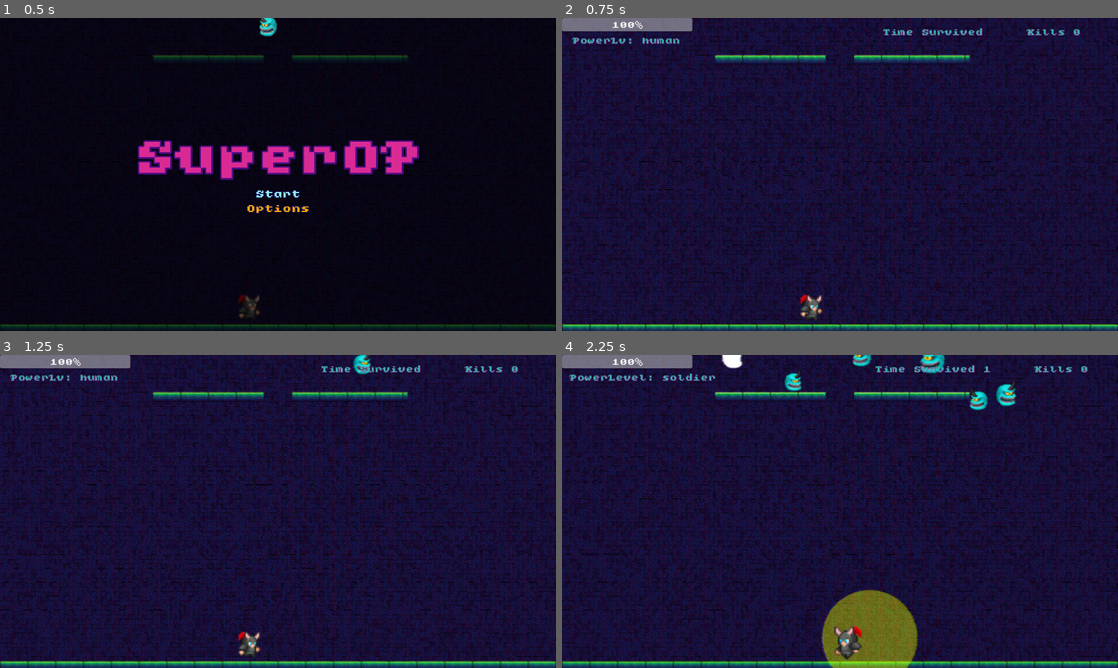
Above: before the commit, frames 1-4 (two rows, left to right).
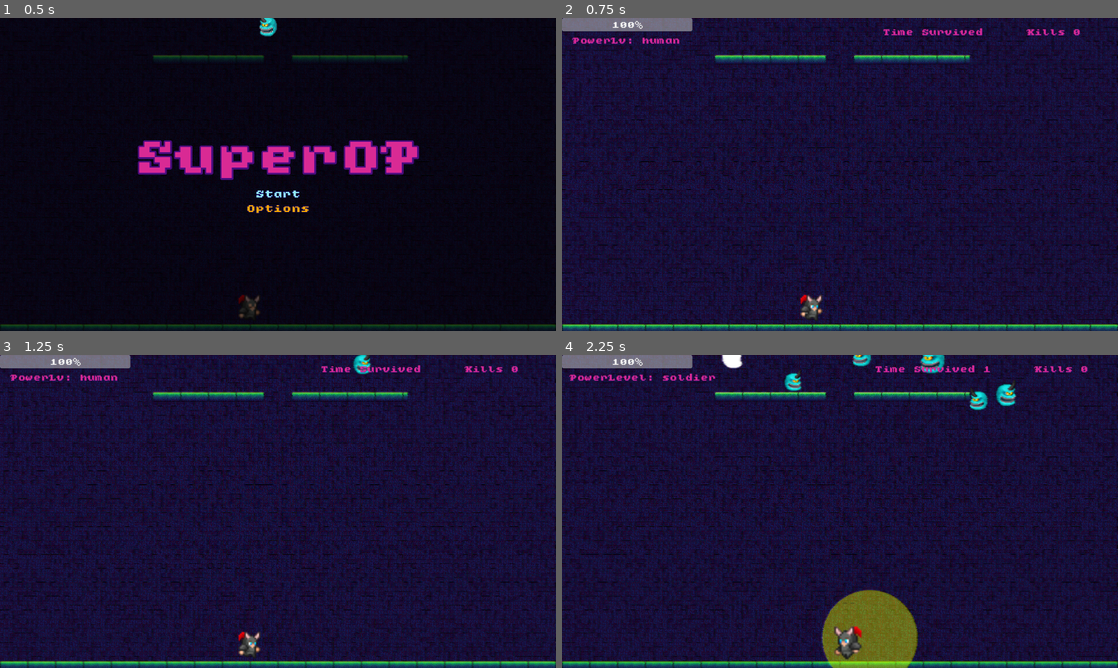
Above: after the commit, the same moments.

Repository: lethalgem/mini-jam-202
Game: Godot game, scene res://scenes/game_manager.tscn
Two runs of this game, one before a commit and one after it. Both use one fixed random seed, a clock stepped at 60 frames per second and the inputs below.
Inputs:
- Up to frame 1 (0.5 s): no input
- Up to frame 2 (0.75 s): click "Start" at 0.5 s
- Up to frame 3 (1.25 s): no input
- Up to frame 4 (2.25 s): tap Enter at 1.25 s; hold Right (ui_right) 1.28-2.03 s; tap Space (attack) at 1.35 s; hold Left (ui_left) from 2.03 s (still down); tap S (radial_blast) at 2.1 s

Frame 1 is identical in both runs. In frame 2, 0.5% of the frame differs, in the area x 1-94%, y 3-9%; in frame 3, 0.5%; in frame 4, 0.6%, in the area x 1-95%, y 3-9%.

Commit message:
tweaked color (#40)
* MB Pulling Ian's changes

* MB Started enemy

* MB Enemy and enemy spawn working

* MB Added initial tile mapping

* MB Small change made to tile map

* MB Player can move and attack

* MB Added power up blast, player getting bigger, and layer 3 collision for enemies and non player bottom tile spaces

* MB About to pull and merge

* MB Made enemies go behind hero, not stalled by damage, power up 1 second cool down

* MB Fixed platform location and enemy sizing max

* MB Small tweaks and fixed platform with hole

* MB Added power levels in hero class

* MB Improved

* MB Most changes in

* MB Fixed labels in menu

* MB Committing

* tweaked color

---------

Co-authored-by: Michael Bass <littlebass09@tamu.edu>

Diff:
--- a/scenes/game_manager.tscn
+++ b/scenes/game_manager.tscn
@@ -15,11 +15,11 @@
 [ext_resource type="PackedScene" uid="uid://bg6ftfytfavnj" path="res://scenes/background_music.tscn" id="12_aonbx"]
 [ext_resource type="Material" uid="uid://c78wj7kh17mip" path="res://themes/vhs.tres" id="14_30v7y"]
 
-[sub_resource type="LabelSettings" id="LabelSettings_lcbjr"]
+[sub_resource type="LabelSettings" id="LabelSettings_30v7y"]
 font = ExtResource("3_30v7y")
 font_size = 30
-font_color = Color(0.2410019, 0.6808812, 0.67262995, 1)
-shadow_color = Color(0.8352941, 0, 0.6862745, 0.7294118)
+font_color = Color(0.90588236, 0.1764706, 0.5882353, 0.9137255)
+shadow_color = Color(0.38431373, 0.0627451, 0.64705884, 0.7254902)
 
 [sub_resource type="TileSetAtlasSource" id="TileSetAtlasSource_lcbjr"]
 texture = ExtResource("9_k4jhu")
@@ -566,7 +566,7 @@
 offset_right = 419.0
 offset_bottom = 91.0
 text = "PowerLv: human"
-label_settings = SubResource("LabelSettings_lcbjr")
+label_settings = SubResource("LabelSettings_30v7y")
 horizontal_alignment = 1
 
 [node name="CanvasLayer2" type="CanvasLayer" parent="."]
--- a/themes/counters_ui.tres
+++ b/themes/counters_ui.tres
@@ -5,5 +5,5 @@
 [resource]
 font = ExtResource("1_3fx3h")
 font_size = 30
-font_color = Color(0.2410019, 0.6808812, 0.67262995, 1)
-shadow_color = Color(0.8352941, 0, 0.6862745, 0.7294118)
+font_color = Color(0.90588236, 0.1764706, 0.5882353, 0.9137255)
+shadow_color = Color(0.38431373, 0.0627451, 0.64705884, 0.7254902)
